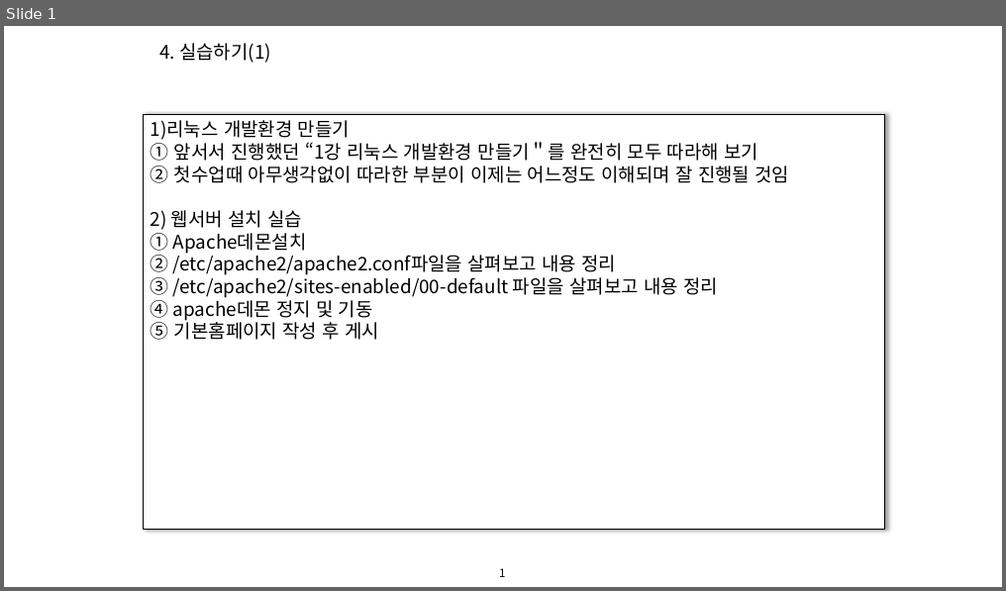
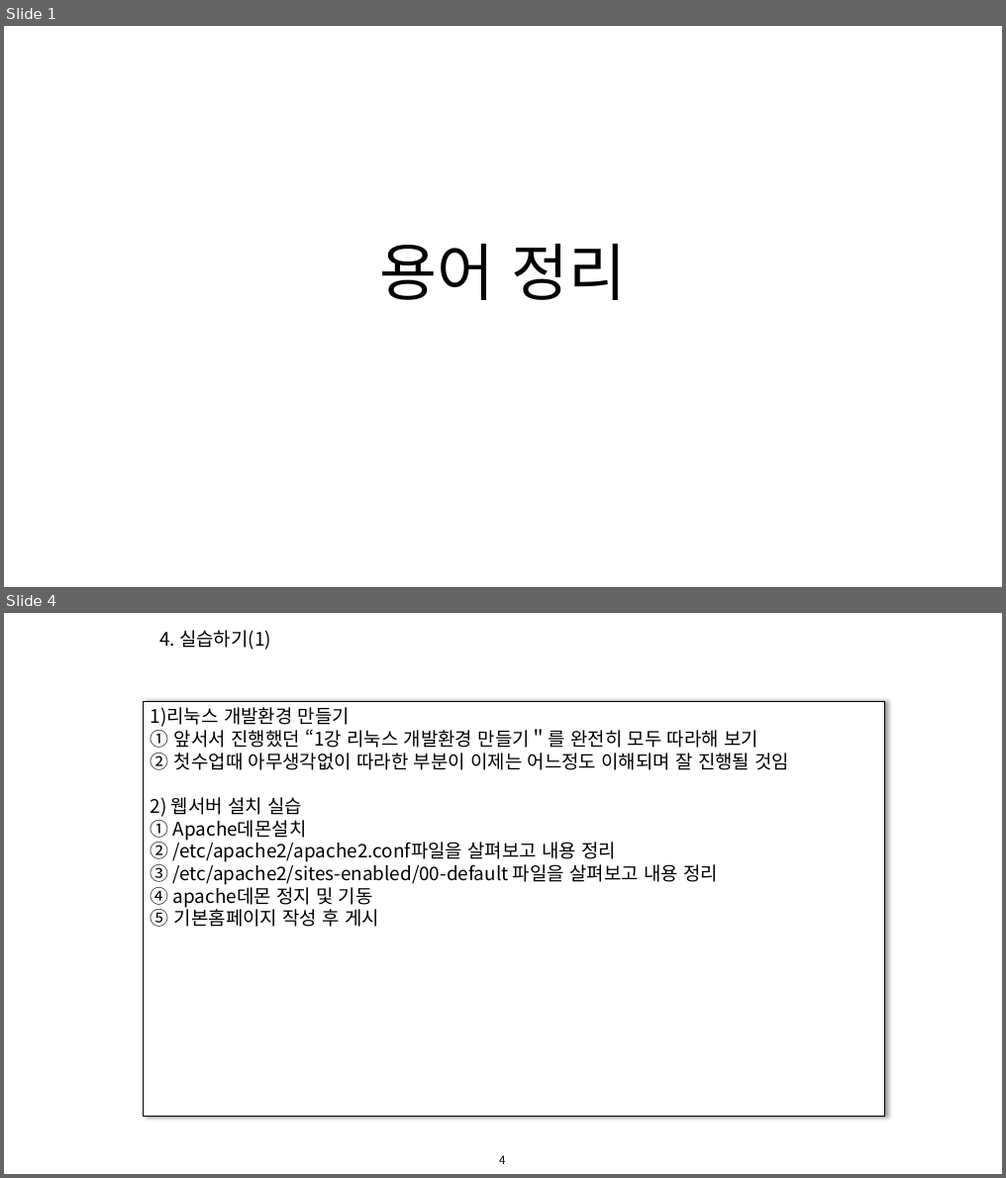
Before and after one commit to blueduckgraymouse/KOPO_SoftwareCoding, a slide deck: 리눅스 프로그래밍 수업/8강/35_임현덕_02220412.pptx. Shown one above the other, each under a label of ours: slide 1 before the commit, slides 1 and 4 after it; the slides between them are not shown. The pictures are 1006x591 and 1006x1178 pixels, drawn with LibreOffice and Linux fonts; fonts in the diff are those of the drawing. Boxes give left, top, right and bottom in pixels: in the first picture for what was removed or moved away, otherwise in the second. Text is boxed around its words. In the diff, an @@ line names an element or a change of style, - is before the commit and + after.

```diff
--- a/리눅스 프로그래밍 수업/8강/35_임현덕_02220412.pptx
+++ b/리눅스 프로그래밍 수업/8강/35_임현덕_02220412.pptx
@@ slide 1 added at (x1=4, y1=26, x2=1002, y2=587), background #FFFFFF @@
@@ title added at (x1=379, y1=244, x2=627, y2=300), 60 pt, text #000000 @@
+용어 정리
@@ what was slide 1 is now slide 4 @@
@@ page number at (x1=499, y1=1156, x2=505, y2=1164): text changed @@
-1
+4
```
Also in this commit, not shown: 5 other slides added, 13 other files.
